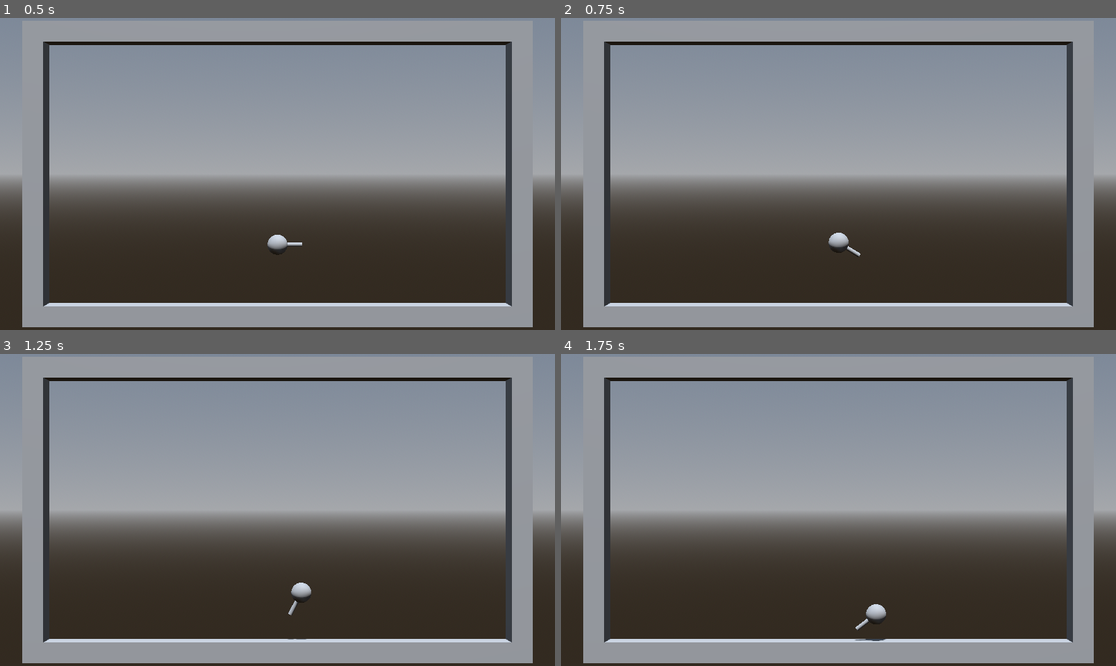
Above: before the commit, frames 1-4 (two rows, left to right).
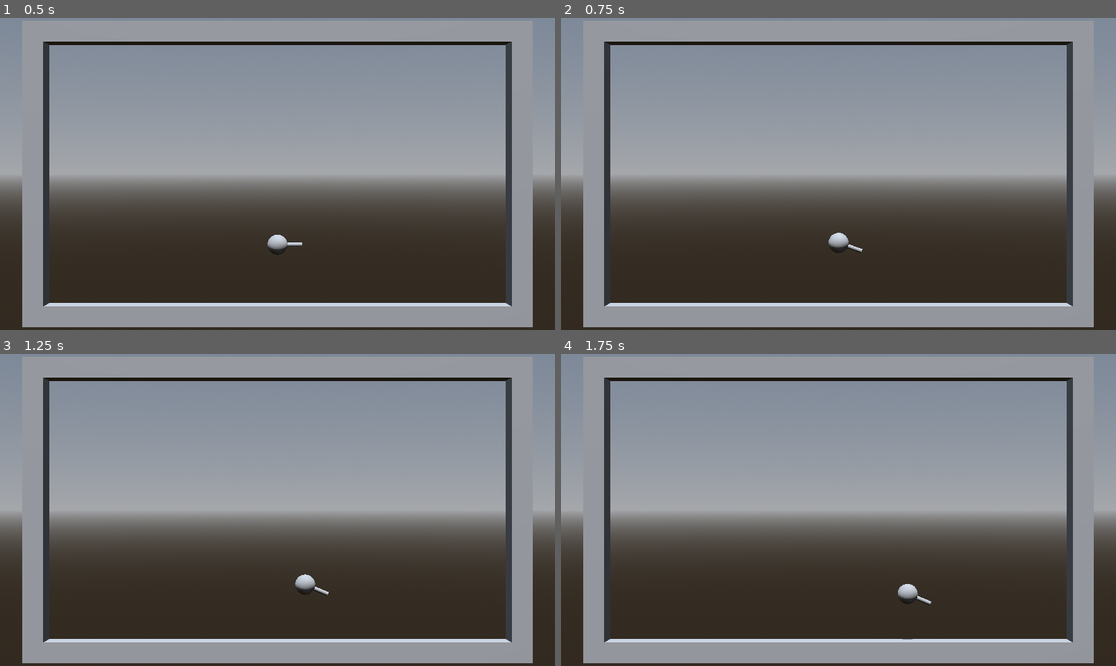
Above: after the commit, the same moments.

Repository: vipsbpig/BallonBird
Game: Godot game, scene res://Scenes/Game.tscn
The game is run twice, just before and just after one commit, with the same random seed, the same clock (stepped at 60 frames per second) and the same inputs.
Inputs (mouse positions are in pixels of both pictures, inside the frame that each line leads up to):
- Up to frame 1 (0.5 s): no input
- Up to frame 2 (0.75 s): tap Enter (ui_accept) at 0.5 s; move the mouse to (960, 158) at 0.52 s; hold D (move_right) from 0.53 s (still down); hold F from 0.53 s (still down); click (960, 158) at 0.67 s
- Up to frame 3 (1.25 s): keep holding D (move_right); keep holding F; tap Space (jump) at 0.77 s
- Up to frame 4 (1.75 s): move the mouse to (727, 525) at 1.27 s; release D (move_right) at 1.28 s; release F at 1.28 s; hold S from 1.28 s (still down); tap F at 1.35 s; tap Space (jump) at 1.52 s

Frame 1 is identical in both runs. In frame 2, less than 0.1% of the frame differs, in the area x 48-55%, y 68-77%; in frame 3, 0.3%; in frame 4, 0.4%, in the area x 52-67%, y 73-92%.

Commit message:
small rotate

Diff:
--- a/Ballons/Mock/MockBallon.tscn
+++ b/Ballons/Mock/MockBallon.tscn
@@ -39,5 +39,6 @@
 [node name="InputBehaviour" type="Node" parent="." node_paths=PackedStringArray("rigidBody")]
 script = ExtResource("1_3mcgo")
 rigidBody = NodePath("..")
+maxSpeed = 15.0
 rotateSpeed = 180.0
 jumpForce = 40.0
--- a/Scripts/input_behaviour.gd
+++ b/Scripts/input_behaviour.gd
@@ -4,22 +4,29 @@
 
 @export var maxSpeed : float = 12
 @export var rotateSpeed : float = 5
+@export var rotateTime : float = 0.05
 @export var jumpForce : float = 1
 @export var rotaionDampForce : float = 10
 
 var fixedDeltaTime : float = 0
+var holdTime = 0
 
 func _physics_process(delta: float) -> void:
 	fixedDeltaTime = delta
 
 	var velocity : Vector3 = rigidBody.angular_velocity
-	var moveDirection : int = 0;
+	var rotateDirection : int = 0;
 	if Input.is_action_pressed("move_left"):
-		moveDirection = 1
+		rotateDirection = 1
 	elif Input.is_action_pressed("move_right"):
-		moveDirection = -1
+		rotateDirection = -1
 
-	if moveDirection != 0: velocity.z = rotateSpeed * moveDirection * delta
+	if Input.is_action_just_pressed("move_left") || Input.is_action_just_pressed("move_right"):
+		holdTime = rotateTime
+
+	holdTime -= fixedDeltaTime
+
+	if rotateDirection != 0 && holdTime > 0: velocity.z = rotateSpeed * rotateDirection * delta
 	else: velocity.z = lerp(velocity.z, 0.0, rotaionDampForce * fixedDeltaTime)
 
 	rigidBody.angular_velocity = velocity
